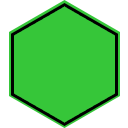
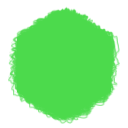
Two versions of the same layered image (128 × 128). Layer-by-layer changes:
hid "Polygon 2 copy 3", moved it above "Layer 1", painted on it over box(11, 3, 118, 126)
showed "Layer 1", painted on it, unmasked it over box(8, 6, 120, 124)
painted on "Polygon 2" over box(9, 0, 120, 128)
